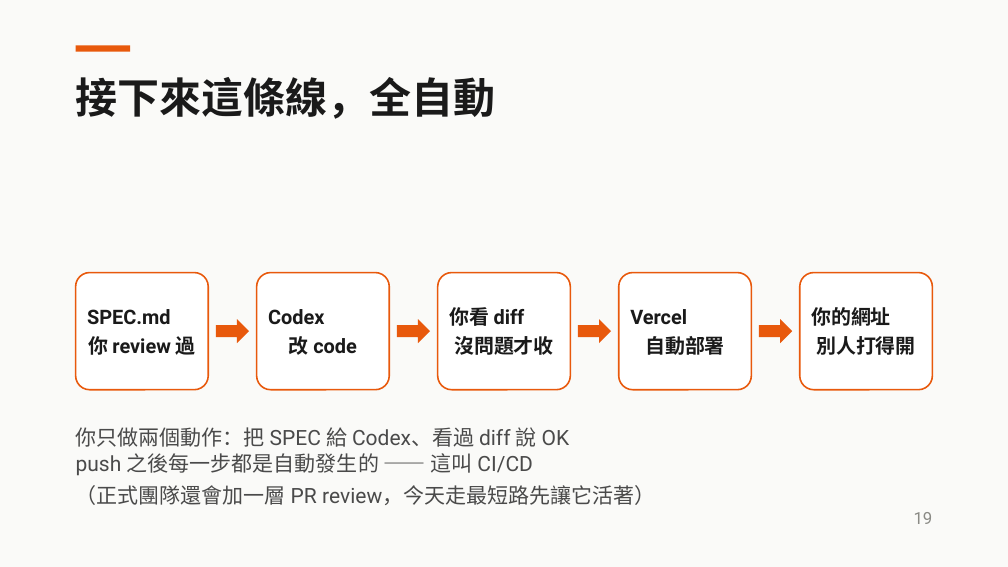
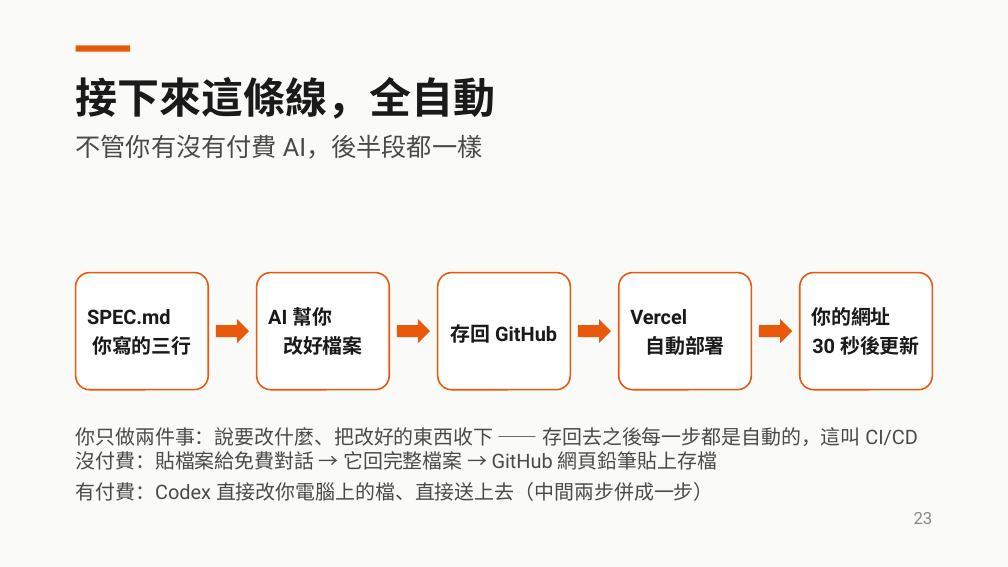
Before and after one commit to aaron20010920/unext-ai-dev-workshop, a slide deck: slide 23 of slides/2026-08-13-AI開發實戰.pptx (slide 19 before the commit). Drawn at 1008x567 pixels with LibreOffice and Linux fonts; fonts in the diff are those of the drawing. Boxes give left, top, right and bottom in pixels: in the first picture for what was removed or moved away, otherwise in the second. Text is boxed around its words. In the diff, an @@ line names an element or a change of style, - is before the commit and + after.

```diff
--- a/slides/2026-08-13-AI開發實戰.pptx
+++ b/slides/2026-08-13-AI開發實戰.pptx
@@ text added at [76,135,483,159], 24 pt, text #4A4A4A @@
+不管你有沒有付費 AI，後半段都一樣
@@ text in rounded rectangle at [87,309,192,355]: text changed @@
-SPEC.md
-你 review 過
+SPEC.md
+你寫的三行
@@ text in rounded rectangle at [268,307,363,355]: text changed @@
-Codex
-改 code
+AI 幫你
+改好檔案
@@ text in rounded rectangle at [451,324,557,343]: text changed @@
-你看 diff
-沒問題才收
+存回 GitHub
@@ text in rounded rectangle at [811,307,920,355]: text changed @@
-你的網址
-別人打得開
+你的網址
+30 秒後更新
@@ text at [76,427,918,501]: text changed; size 20 to 19 pt @@
-你只做兩個動作：把 SPEC 給 Codex、看過 diff 說 OK
-push 之後每一步都是自動發生的 —— 這叫 CI/CD
-（正式團隊還會加一層 PR review，今天走最短路先讓它活著）
+你只做兩件事：說要改什麼、把改好的東西收下 —— 存回去之後每一步都是自動的，這叫 CI/CD
+沒付費：貼檔案給免費對話 → 它回完整檔案 → GitHub 網頁鉛筆貼上存檔
+有付費：Codex 直接改你電腦上的檔、直接送上去（中間兩步併成一步）
@@ text at [914,512,933,524]: text changed @@
-19
+23
```
Also in this commit, not shown: 25 other slides changed, 4 slides added, 3 other files.
